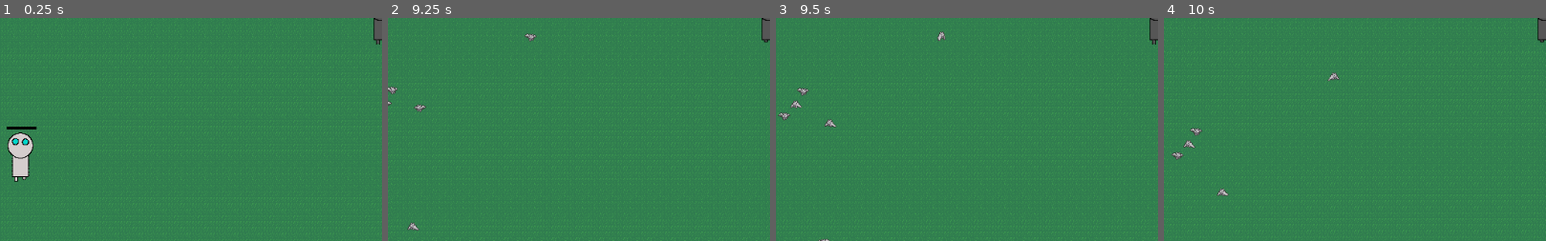
Above: before the commit, frames 1-4 (left to right).
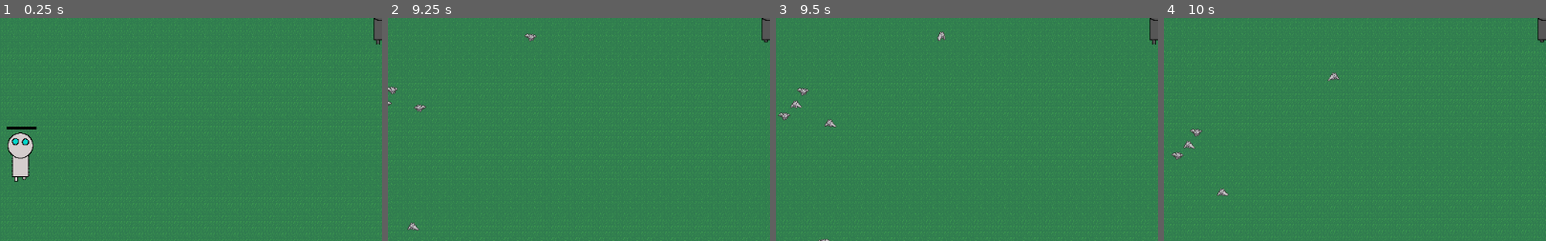
Above: after the commit, the same moments.

Repository: doomium-chloride/kiwijam2021-ADAPT
Game: Godot game, scene res://Levels/BossLevel.tscn
The game is run twice, just before and just after one commit, with the same random seed, the same clock (stepped at 60 frames per second) and the same inputs. This scene is started directly instead of the project's main scene.
Inputs (mouse positions are % of the whole screen's width and height, from its top left):
- Up to frame 1 (0.25 s): no input
- Up to frame 2 (9.25 s): tap Enter (ui_accept) at 0.5, 0.77, 1.52, 2, 3.02, 3.5, 3.77, 4.52, 6.02, 6.5, 6.77, 7.25, 7.52, 9.02 s; move the mouse to (72, 45) at 0.52 s; hold Right (ui_right) 0.53-1.28 s; tap A (wasd_a) at 0.6, 3.6, 6.6 s; click (72, 45) at 0.67 s; move the mouse to (30, 55) at 1.27 s; hold Down (ui_down) 1.28-2.03 s; tap D (wasd_d) at 1.35, 4.35, 7.35 s; move the mouse to (60, 28) at 2.02 s; hold Right (ui_right) 2.03-2.78 s; tap S (wasd_s) at 2.1, 5.1, 8.1 s; move the mouse to (45, 70) at 2.77 s; hold Up (ui_up) 2.78-3.53 s; tap W (wasd_w) at 2.85, 5.85, 8.85 s; click (45, 70) at 2.92 s; move the mouse to (80, 65) at 3.52 s; hold Left (ui_left) 3.53-5.03 s; move the mouse to (20, 35) at 4.27 s; move the mouse to (55, 50) at 5.02 s; hold Down (ui_down) 5.03-5.78 s; click (55, 50) at 5.17 s; move the mouse to (35, 25) at 5.77 s; hold Right (ui_right) 5.78-6.53 s; move the mouse to (72, 45) at 6.52 s; hold Up (ui_up) 6.53-7.28 s; move the mouse to (30, 55) at 7.27 s; hold Right (ui_right) 7.28-8.03 s; click (30, 55) at 7.42 s; move the mouse to (60, 28) at 8.02 s; hold Down (ui_down) 8.03-8.78 s; move the mouse to (45, 70) at 8.77 s; hold Left (ui_left) from 8.78 s (still down)
- Up to frame 3 (9.5 s): keep holding Left (ui_left)
- Up to frame 4 (10 s): move the mouse to (80, 65) at 9.52 s; release Left (ui_left) at 9.53 s; hold Up (ui_up) from 9.53 s (still down); tap A (wasd_a) at 9.6 s; click (80, 65) at 9.67 s; tap Enter (ui_accept) at 9.77 s
The pictures show only the part of the screen within x 0-50%, y 50-100%; the shares and areas given below are measured in that part.

Frames 1-3 are identical in both runs. In frame 4, 0.1% of the frame differs, in the area x 5-10%, y 49-59%.

Commit message:
Make floor a bit smalle

Diff:
--- a/Scripts/Floor.gd
+++ b/Scripts/Floor.gd
@@ -3,8 +3,8 @@
 
 const tile_class = preload("res://Environment/Tile.tscn")
 
-export var rows = 100
-export var columns = 100
+export var rows = 50
+export var columns = 50
 export var tile_scale = 0.5
 
 var length = 64
--- a/Scripts/Player.gd
+++ b/Scripts/Player.gd
@@ -73,8 +73,6 @@
 	else:
 		sprite.play("idle")
 
-
-
 func summon_shadow():
 	if not $ShadowCooldown.is_stopped():
 		return
